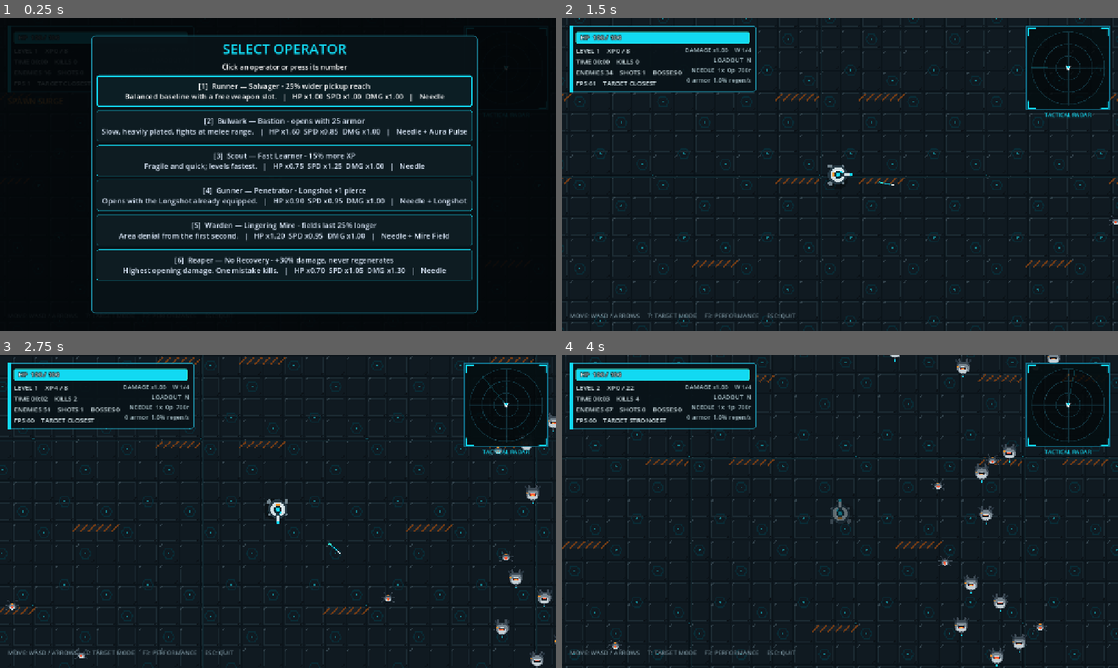
Above: before the commit, frames 1-4 (two rows, left to right).
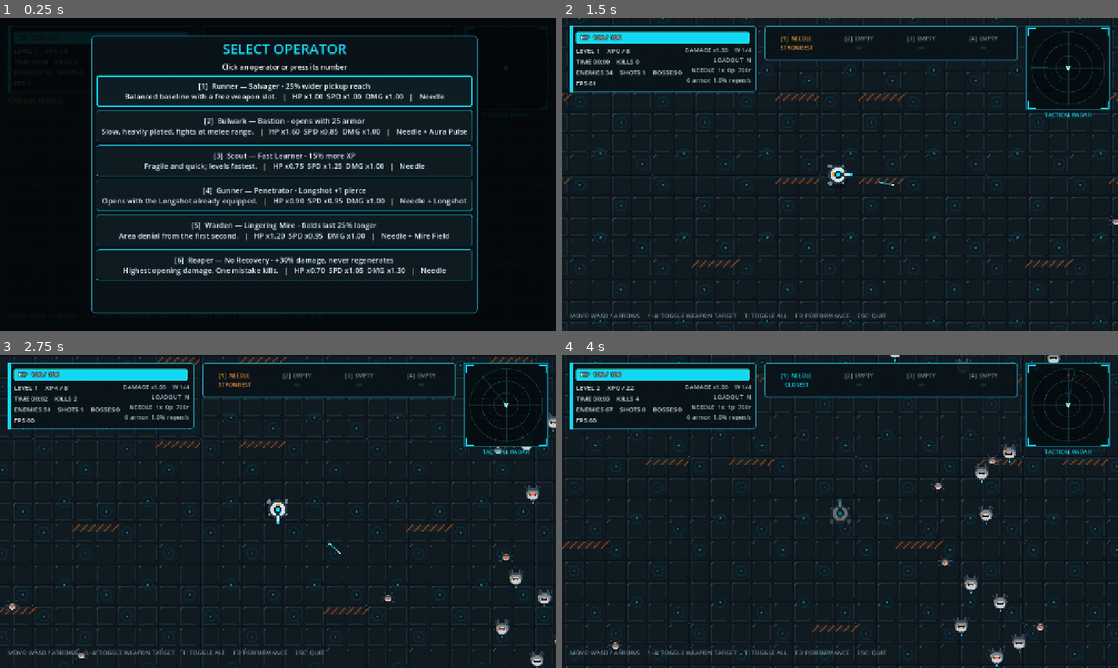
Above: after the commit, the same moments.

Repository: LoushengM/overrun
Game: Godot game, scene res://scenes/main.tscn
Same seed, same stepped clock (60 frames per second), same inputs: the game is played once before the commit and once after it.
Inputs:
- Up to frame 1 (0.25 s): no input
- Up to frame 2 (1.5 s): click "[1] Runner — Salvager - 25% w…" at 0.5 s; tap Enter at 1.25 s; hold Right from 1.28 s (still down); tap 1 at 1.35 s
- Up to frame 3 (2.75 s): tap Space at 1.52, 2.27 s; tap 2 at 1.55, 2.1 s; release Right at 2.03 s; hold Down from 2.03 s (still down); tap 3 at 2.3 s
- Up to frame 4 (4 s): release Down at 2.78 s; hold Right 2.78-3.53 s; tap 3 at 2.85 s; tap 4 at 3.05, 3.6 s; hold Up from 3.53 s (still down); tap Space at 3.77 s; tap T at 3.8 s

The runs differ from the first frame. In frame 2, 1.5% of the frame differs, in the area x 7-82%, y 2-96%; in frame 3, 1.5%; in frame 4, 1.7%.

Commit message:
Add per-weapon targeting hotbar

Diff:
--- a/src/game.gd
+++ b/src/game.gd
@@ -62,10 +62,16 @@
     var key_event := event as InputEventKey
     if not key_event.pressed or key_event.echo:
         return
+    var weapon_slot_index := _weapon_slot_index(key_event.keycode)
+    if weapon_slot_index >= 0:
+        if world.toggle_weapon_targeting_slot(weapon_slot_index):
+            audio.play_cue("target_toggle")
+        get_viewport().set_input_as_handled()
+        return
     match key_event.keycode:
         KEY_T:
-            world.toggle_targeting_mode()
-            audio.play_cue("target_toggle")
+            if world.toggle_all_weapon_targeting_modes():
+                audio.play_cue("target_toggle")
             get_viewport().set_input_as_handled()
         KEY_F3:
             hud.toggle_performance_overlay()
@@ -74,6 +80,20 @@
         KEY_ESCAPE:
             get_tree().quit()
             get_viewport().set_input_as_handled()
+
+
+func _weapon_slot_index(keycode: int) -> int:
+    match keycode:
+        KEY_1, KEY_KP_1:
+            return 0
+        KEY_2, KEY_KP_2:
+            return 1
+        KEY_3, KEY_KP_3:
+            return 2
+        KEY_4, KEY_KP_4:
+            return 3
+        _:
+            return -1
 
 
 func _process(_delta: float) -> void:
--- a/src/game_config.gd
+++ b/src/game_config.gd
@@ -126,6 +126,13 @@
     "orbital",
     "detonator",
 ]
+const TARGETABLE_WEAPON_IDS := [
+    "needle",
+    "sniper",
+    "chain",
+    "flak",
+    "detonator",
+]
 const WEAPON_NAMES := {
     "needle": "Needle",
     "sniper": "Longshot",
@@ -510,7 +517,7 @@
 const WEAPON_UPGRADE_CAPS := {
     "needle_fire_rate": 10,
     "needle_projectile_count": 10,
-    "needle_pierce": 10,
+    "needle_pierce": 4,
     "sniper_fire_rate": 8,
     "sniper_pierce": 6,
     "sniper_range": 5,
@@ -602,7 +609,7 @@
     "unlock_field": "Equip persistent slowing damage zones",
     "needle_fire_rate": "-12% Needle cooldown",
     "needle_projectile_count": "+1 Needle projectile per attack",
-    "needle_pierce": "+1 full Needle damage budget",
+    "needle_pierce": "+1 full Needle damage budget (max 4)",
     "sniper_fire_rate": "-10% Longshot cooldown",
     "sniper_pierce": "+1 full Longshot damage budget",
     "sniper_range": "+12% Longshot targeting and travel range",
--- a/src/hud.gd
+++ b/src/hud.gd
@@ -22,6 +22,7 @@
 var health_label: Label
 var stats_label: Label
 var build_label: Label
+var weapon_hotbar_labels: Array[Label] = []
 var surge_label: Label
 var boss_notice: Label
 var minimap: BossMinimap
@@ -178,7 +179,7 @@
         "LEVEL %d    XP %d / %d\n" % [stats.get("level", 1), stats.get("xp", 0), stats.get("xp_required", 1)]
         + "TIME %s    KILLS %d\n" % [_format_time(stats.get("elapsed", 0.0)), stats.get("kills", 0)]
         + "ENEMIES %d    SHOTS %d    BOSSES %d\n" % [stats.get("enemies", 0), stats.get("projectiles", 0), stats.get("bosses", 0)]
-        + "FPS %d    TARGET %s" % [stats.get("fps", 0), stats.get("targeting_mode", "CLOSEST")]
+        + "FPS %d" % stats.get("fps", 0)
     )
 
     # Every weapon in WEAPON_IDS needs an entry or the loadout line renders "?"
@@ -195,6 +196,7 @@
         "detonator": "D",
     }
     var owned_weapon_ids: Array = stats.get("owned_weapons", [])
+    _update_weapon_hotbar(owned_weapon_ids, stats.get("weapon_targeting_modes", {}))
     var loadout_codes: Array[String] = []
     for weapon_id in owned_weapon_ids:
         loadout_codes.append(weapon_codes.get(weapon_id, "?"))
@@ -255,6 +257,31 @@
         )
 
 
+func _update_weapon_hotbar(owned_weapon_ids: Array, targeting_modes_variant: Variant) -> void:
+    var targeting_modes: Dictionary = (
+        targeting_modes_variant
+        if targeting_modes_variant is Dictionary
+        else {}
+    )
+    for slot_index in range(weapon_hotbar_labels.size()):
+        var label := weapon_hotbar_labels[slot_index]
+        if slot_index >= owned_weapon_ids.size():
+            label.text = "[%d]  EMPTY\n—" % (slot_index + 1)
+            label.add_theme_color_override("font_color", UI_MUTED)
+            continue
+        var weapon_id := str(owned_weapon_ids[slot_index])
+        var weapon_name := str(GameConfig.WEAPON_NAMES.get(weapon_id, weapon_id)).to_upper()
+        var mode := str(targeting_modes.get(weapon_id, "AREA"))
+        label.text = "[%d]  %s\n%s" % [slot_index + 1, weapon_name, mode]
+        match mode:
+            "STRONGEST":
+                label.add_theme_color_override("font_color", UI_ORANGE)
+            "CLOSEST":
+                label.add_theme_color_override("font_color", UI_CYAN)
+            _:
+                label.add_theme_color_override("font_color", UI_TEAL)
+
+
 func toggle_performance_overlay() -> bool:
     performance_label.visible = not performance_label.visible
     return performance_label.visible
@@ -412,6 +439,8 @@
     build_label.add_theme_color_override("font_color", Color("a8c0c8"))
     root.add_child(build_label)
 
+    _build_weapon_hotbar()
+
     surge_label = Label.new()
     surge_label.position = Vector2(18.0, 178.0)
     surge_label.size = Vector2(260.0, 30.0)
@@ -436,8 +465,8 @@
 
     var controls := Label.new()
     controls.position = Vector2(18.0, 675.0)
-    controls.size = Vector2(620.0, 28.0)
-    controls.text = "MOVE: WASD / ARROWS     T: TARGET MODE     F3: PERFORMANCE     ESC: QUIT"
+    controls.size = Vector2(980.0, 28.0)
+    controls.text = "MOVE: WASD / ARROWS     1–4: TOGGLE WEAPON TARGET     T: TOGGLE ALL     F3: PERFORMANCE     ESC: QUIT"
     controls.add_theme_font_size_override("font_size", 14)
     controls.add_theme_color_override("font_color", UI_MUTED)
     root.add_child(controls)
@@ -467,6 +496,27 @@
     _build_upgrade_overlay()
     _build_death_overlay()
     _build_character_overlay()
+
+
+func _build_weapon_hotbar() -> void:
+    var hotbar_back := Panel.new()
+    hotbar_back.position = Vector2(466.0, 18.0)
+    hotbar_back.size = Vector2(584.0, 80.0)
+    hotbar_back.add_theme_stylebox_override("panel", _make_panel_style(UI_PANEL, UI_BORDER, 2, 7))
+    hotbar_back.mouse_filter = Control.MOUSE_FILTER_IGNORE
+    root.add_child(hotbar_back)
+
+    for slot_index in range(GameConfig.WEAPON_SLOT_CAP):
+        var label := Label.new()
+        label.position = Vector2(6.0 + float(slot_index) * 143.0, 8.0)
+        label.size = Vector2(137.0, 64.0)
+        label.text = "[%d]  EMPTY\n—" % (slot_index + 1)
+        label.horizontal_alignment = HORIZONTAL_ALIGNMENT_CENTER
+        label.vertical_alignment = VERTICAL_ALIGNMENT_CENTER
+        label.add_theme_font_size_override("font_size", 13)
+        label.add_theme_color_override("font_color", UI_MUTED)
+        hotbar_back.add_child(label)
+        weapon_hotbar_labels.append(label)
 
 
 func _build_upgrade_overlay() -> void:
--- a/src/simulation_world.gd
+++ b/src/simulation_world.gd
@@ -51,7 +51,7 @@
 var is_running := false
 var pending_upgrade := false
 var pending_boss_rewards := 0
-var targeting_mode: int = TargetingMode.CLOSEST
+var weapon_targeting_modes: Dictionary = {}
 
 var elapsed_time := 0.0
 var kills := 0
@@ -315,7 +315,9 @@
     is_running = true
     pending_upgrade = false
     pending_boss_rewards = 0
-    targeting_mode = TargetingMode.CLOSEST
+    weapon_targeting_modes.clear()
+    for weapon_id in GameConfig.TARGETABLE_WEAPON_IDS:
+        weapon_targeting_modes[weapon_id] = TargetingMode.CLOSEST
     elapsed_time = 0.0
     kills = 0
     level = 1
@@ -490,7 +492,8 @@
         owned_weapons.assign(["needle", "sniper", "aura", "field"])
     weapon_cooldown = 0.07
     weapon_projectile_count = 10
-    weapon_pierce = 5
+    weapon_pierce = GameConfig.WEAPON_UPGRADE_CAPS["needle_pierce"]
+    weapon_upgrade_levels["needle_pierce"] = GameConfig.WEAPON_UPGRADE_CAPS["needle_pierce"]
     sniper_cooldown = 0.55
     sniper_pierce = 3
     aura_cooldown = 0.85
@@ -782,7 +785,7 @@
     if needle_timer > 0.0:
         return
 
-    var target_index := _find_target_enemy(player_position, weapon_range)
+    var target_index := _find_target_enemy(player_position, weapon_range, "needle")
     if target_index < 0:
         needle_timer = 0.08
         return
@@ -813,7 +816,7 @@
     if sniper_timer > 0.0:
         return
 
-    var target_index := _find_target_enemy(player_position, sniper_range)
+    var target_index := _find_target_enemy(player_position, sniper_range, "sniper")
     if target_index < 0:
         sniper_timer = 0.10
         return
@@ -947,7 +950,7 @@
     if chain_timer > 0.0:
         return
 
-    var target_index := _find_target_enemy(player_position, chain_range)
+    var target_index := _find_target_enemy(player_position, chain_range, "chain")
     if target_index < 0:
         chain_timer = 0.10
         return
@@ -996,7 +999,7 @@
     if flak_timer > 0.0:
         return
 
-    var target_index := _find_target_enemy(player_position, flak_range)
+    var target_index := _find_target_enemy(player_position, flak_range, "flak")
     if target_index < 0:
         flak_timer = 0.10
         return
@@ -1072,7 +1075,7 @@
     if detonator_timer > 0.0:
         return
 
-    var target_index := _find_target_enemy(player_position, detonator_range)
+    var target_index := _find_target_enemy(player_position, detonator_range, "detonator")
     if target_index < 0:
         detonator_timer = 0.12
         return
@@ -2242,21 +2245,62 @@
     camera.zoom = Vector2.ONE * zoom_value
 
 
-func toggle_targeting_mode() -> void:
-    targeting_mode = (
+func is_weapon_targetable(weapon_id: String) -> bool:
+    return GameConfig.TARGETABLE_WEAPON_IDS.has(weapon_id)
+
+
+func get_weapon_targeting_mode(weapon_id: String) -> int:
+    return int(weapon_targeting_modes.get(weapon_id, TargetingMode.CLOSEST))
+
+
+func get_weapon_targeting_mode_name(weapon_id: String) -> String:
+    if not is_weapon_targetable(weapon_id):
+        return "AREA"
+    return (
+        "STRONGEST"
+        if get_weapon_targeting_mode(weapon_id) == TargetingMode.STRONGEST
+        else "CLOSEST"
+    )
+
+
+func toggle_weapon_targeting_mode(weapon_id: String) -> bool:
+    if not is_weapon_targetable(weapon_id) or not owned_weapons.has(weapon_id):
+        return false
+    weapon_targeting_modes[weapon_id] = (
         TargetingMode.STRONGEST
-        if targeting_mode == TargetingMode.CLOSEST
+        if get_weapon_targeting_mode(weapon_id) == TargetingMode.CLOSEST
         else TargetingMode.CLOSEST
     )
     _emit_stats()
-
-
-func get_targeting_mode_name() -> String:
-    return "STRONGEST" if targeting_mode == TargetingMode.STRONGEST else "CLOSEST"
-
-
-func _find_target_enemy(origin: Vector2, max_range: float) -> int:
-    if targeting_mode == TargetingMode.STRONGEST:
+    return true
+
+
+func toggle_weapon_targeting_slot(slot_index: int) -> bool:
+    if slot_index < 0 or slot_index >= owned_weapons.size():
+        return false
+    return toggle_weapon_targeting_mode(owned_weapons[slot_index])
+
+
+func toggle_all_weapon_targeting_modes() -> bool:
+    var targetable_owned: Array[String] = []
+    var all_strongest := true
+    for weapon_id in owned_weapons:
+        if not is_weapon_targetable(weapon_id):
+            continue
+        targetable_owned.append(weapon_id)
+        if get_weapon_targeting_mode(weapon_id) != TargetingMode.STRONGEST:
+            all_strongest = false
+    if targetable_owned.is_empty():
+        return false
+    var next_mode := TargetingMode.CLOSEST if all_strongest else TargetingMode.STRONGEST
+    for weapon_id in targetable_owned:
+        weapon_targeting_modes[weapon_id] = next_mode
+    _emit_stats()
+    return true
+
+
+func _find_target_enemy(origin: Vector2, max_range: float, weapon_id: String = "needle") -> int:
+    if get_weapon_targeting_mode(weapon_id) == TargetingMode.STRONGEST:
         return _find_strongest_enemy(origin, max_range)
     return _find_nearest_enemy(origin, max_range)
 
@@ -2609,6 +2653,9 @@
 
 
 func get_stats_snapshot() -> Dictionary:
+    var targeting_modes_snapshot: Dictionary = {}
+    for weapon_id in owned_weapons:
+        targeting_modes_snapshot[weapon_id] = get_weapon_targeting_mode_name(weapon_id)
     return {
         "health": player_health,
         "max_health": player_max_health,
@@ -2638,7 +2685,8 @@
         "owned_weapons": owned_weapons.duplicate(),
         "weapon_slots": owned_weapons.size(),
         "weapon_slot_cap": GameConfig.WEAPON_SLOT_CAP,
-        "targeting_mode": get_targeting_mode_name(),
+        "targeting_mode": get_weapon_targeting_mode_name("needle"),
+        "weapon_targeting_modes": targeting_modes_snapshot,
         "character": selected_character,
         "character_name": GameConfig.CHARACTERS.get(selected_character, {}).get("name", selected_character),
         "cooldown": weapon_cooldown,
--- a/tests/motion_render_test.gd
+++ b/tests/motion_render_test.gd
@@ -32,6 +32,8 @@
     _verify_ranged_threat(ranged_capture)
     var radar_capture: Image = await _capture_pickup_radar(world, hud)
     _verify_pickup_radar(radar_capture)
+    var hotbar_capture: Image = await _capture_weapon_hotbar(world, hud)
+    _verify_weapon_hotbar(hotbar_capture)
 
     scene.queue_free()
     await process_frame
@@ -48,6 +50,48 @@
     for frame_index in range(frame_count):
         await process_frame
     return root.get_viewport().get_texture().get_image()
+
+
+func _capture_weapon_hotbar(world: SimulationWorld, hud: GameHud) -> Image:
+    hud.reset_display()
+    hud.visible = true
+    world.owned_weapons.assign(["needle", "sniper", "aura", "detonator"])
+    world.weapon_targeting_modes["needle"] = SimulationWorld.TargetingMode.STRONGEST
+    world.weapon_targeting_modes["sniper"] = SimulationWorld.TargetingMode.CLOSEST
+    world.weapon_targeting_modes["detonator"] = SimulationWorld.TargetingMode.STRONGEST
+    world._emit_stats()
+    for frame_index in range(3):
+        await process_frame
+    return root.get_viewport().get_texture().get_image()
+
+
+func _verify_weapon_hotbar(image: Image) -> void:
+    var slot_colors := ["orange", "cyan", "teal", "orange"]
+    var matching_pixels: Array[int] = [0, 0, 0, 0]
+    for slot_index in range(4):
+        var start_x := 480 + slot_index * 143
+        var end_x := start_x + 127
+        for y in range(48, 101):
+            for x in range(start_x, end_x):
+                var color := image.get_pixel(x, y)
+                match slot_colors[slot_index]:
+                    "orange":
+                        if color.r > 0.65 and color.g > 0.28 and color.g < color.r * 0.82 and color.b < 0.35:
+                            matching_pixels[slot_index] += 1
+                    "cyan":
+                        if color.g > 0.62 and color.b > 0.68 and color.r < 0.30:
+                            matching_pixels[slot_index] += 1
+                    "teal":
+                        if color.g > 0.65 and color.b > 0.52 and color.r < 0.40:
+                            matching_pixels[slot_index] += 1
+    print("WEAPON_HOTBAR_METRICS ", JSON.stringify({
+        "slot_1_orange": matching_pixels[0],
+        "slot_2_cyan": matching_pixels[1],
+        "slot_3_teal": matching_pixels[2],
+        "slot_4_orange": matching_pixels[3],
+    }))
+    for slot_index in range(4):
+        assert(matching_pixels[slot_index] >= 20, "Weapon hotbar slot %d must visibly render its targeting color" % (slot_index + 1))
 
 
 func _capture_pickup_radar(world: SimulationWorld, hud: GameHud) -> Image:
--- a/tests/regression_test.gd
+++ b/tests/regression_test.gd
@@ -867,6 +867,12 @@
     assert(not world._roll_weapon_upgrade_options().has("needle_projectile_count"), "Capped upgrades must disappear from boss rewards")
     world.weapon_upgrade_levels["needle_projectile_count"] = 0
 
+    assert(GameConfig.WEAPON_UPGRADE_CAPS["needle_pierce"] == 4, "Needle pierce must cap at four upgrade ranks")
+    world.weapon_upgrade_levels["needle_pierce"] = GameConfig.WEAPON_UPGRADE_CAPS["needle_pierce"]
+    assert(not world._is_upgrade_eligible("needle_pierce"), "Needle pierce must leave reward pools after rank four")
+    assert(not world._roll_weapon_upgrade_options().has("needle_pierce"), "Capped Needle pierce must disappear from boss rewards")
+    world.weapon_upgrade_levels["needle_pierce"] = 0
+
     world.player_invulnerability_timer = 0.0
     world._check_boss_reward()
     assert(paused, "A boss reward must pause the run")
@@ -893,36 +899,69 @@
 func _test_targeting_modes(scene: Node, world: SimulationWorld, hud: GameHud) -> void:
     world.reset_run()
     _clear_combat_state(world)
+    paused = false
     world.player_position = Vector2.ZERO
     world.weapon_damage = GameConfig.NEEDLE_DAMAGE
     world.weapon_projectile_count = 1
-    world.targeting_mode = SimulationWorld.TargetingMode.CLOSEST
+    world.owned_weapons.assign(["needle", "sniper", "aura", "detonator"])
+    world._emit_stats()
+
+    assert(hud.weapon_hotbar_labels.size() == GameConfig.WEAPON_SLOT_CAP, "The HUD must expose one targeting slot per weapon slot")
+    assert(hud.weapon_hotbar_labels[0].text.contains("NEEDLE") and hud.weapon_hotbar_labels[0].text.contains("CLOSEST"), "Slot one must show Needle's targeting mode")
+    assert(hud.weapon_hotbar_labels[1].text.contains("LONGSHOT") and hud.weapon_hotbar_labels[1].text.contains("CLOSEST"), "Slot two must show Longshot's independent targeting mode")
+    assert(hud.weapon_hotbar_labels[2].text.contains("AURA PULSE") and hud.weapon_hotbar_labels[2].text.contains("AREA"), "Non-targeted weapons must be labelled AREA")
 
     world._add_enemy(Vector2(100.0, 0.0), 100.0, 0.0, 0.0, 14.0, 0, SimulationWorld.EnemyKind.NORMAL, Vector2.ZERO)
     world._add_enemy(Vector2(0.0, 600.0), 5000.0, 0.0, 0.0, 42.0, 20, SimulationWorld.EnemyKind.BOSS, Vector2.ZERO)
     world._add_enemy(Vector2(300.0, 0.0), 1000.0, 0.0, 0.0, 42.0, 20, SimulationWorld.EnemyKind.BOSS, Vector2.ZERO)
-    assert(world._find_target_enemy(Vector2.ZERO, GameConfig.NEEDLE_RANGE) == 0, "Closest targeting must choose the nearby normal enemy")
-
-    var toggle_event := InputEventKey.new()
-    toggle_event.keycode = KEY_T
-    toggle_event.pressed = true
-    scene.call("_unhandled_input", toggle_event)
-    assert(world.targeting_mode == SimulationWorld.TargetingMode.STRONGEST, "T must toggle targeting to Strongest")
-    assert(world._find_target_enemy(Vector2.ZERO, GameConfig.NEEDLE_RANGE) == 2, "Strongest targeting must prioritize the closest in-range boss")
-    assert(hud.stats_label.text.contains("TARGET STRONGEST"), "The HUD must show the active targeting mode")
+    assert(world._find_target_enemy(Vector2.ZERO, GameConfig.NEEDLE_RANGE, "needle") == 0, "Closest Needle targeting must choose the nearby normal enemy")
+    assert(world._find_target_enemy(Vector2.ZERO, GameConfig.SNIPER_RANGE, "sniper") == 0, "Longshot must begin with its own Closest mode")
+
+    var slot_one_event := InputEventKey.new()
+    slot_one_event.keycode = KEY_1
+    slot_one_event.pressed = true
+    scene.call("_unhandled_input", slot_one_event)
+    assert(world.get_weapon_targeting_mode("needle") == SimulationWorld.TargetingMode.STRONGEST, "1 must toggle slot one's targeting mode")
+    assert(world.get_weapon_targeting_mode("sniper") == SimulationWorld.TargetingMode.CLOSEST, "Toggling Needle must not change Longshot")
+    assert(world._find_target_enemy(Vector2.ZERO, GameConfig.NEEDLE_RANGE, "needle") == 2, "Strongest Needle targeting must prioritize the closest in-range boss")
+    assert(world._find_target_enemy(Vector2.ZERO, GameConfig.SNIPER_RANGE, "sniper") == 0, "Longshot must retain Closest targeting after Needle changes")
+    assert(hud.weapon_hotbar_labels[0].text.contains("STRONGEST"), "The hotbar must immediately show Needle's new mode")
+    assert(hud.weapon_hotbar_labels[1].text.contains("CLOSEST"), "The hotbar must keep Longshot's independent mode")
 
     world.needle_timer = 0.0
     world._update_needle(0.0)
     assert(world.projectile_positions.size() == 1, "Needle must fire in Strongest mode")
-    assert(world.projectile_velocities[0].x > 0.0 and absf(world.projectile_velocities[0].y) < 0.001, "Strongest Needle fire must aim at the closest boss instead of the farther stronger boss")
-
-    _clear_combat_state(world)
+    assert(world.projectile_velocities[0].x > 0.0 and absf(world.projectile_velocities[0].y) < 0.001, "Strongest Needle fire must aim at the closest boss")
+
+    var slot_two_event := InputEventKey.new()
+    slot_two_event.keycode = KEY_2
+    slot_two_event.pressed = true
+    scene.call("_unhandled_input", slot_two_event)
+    assert(world.get_weapon_targeting_mode("sniper") == SimulationWorld.TargetingMode.STRONGEST, "2 must independently toggle Longshot")
+    assert(hud.weapon_hotbar_labels[1].text.contains("STRONGEST"), "Longshot's hotbar slot must show its new mode")
+
+    assert(not world.toggle_weapon_targeting_slot(2), "AREA weapons must ignore targeting toggles")
+    assert(hud.weapon_hotbar_labels[2].text.contains("AREA"), "Ignoring an AREA toggle must leave the hotbar unchanged")
+
+    var slot_four_event := InputEventKey.new()
+    slot_four_event.keycode = KEY_4
+    slot_four_event.pressed = true
+    scene.call("_unhandled_input", slot_four_event)
+    assert(world.get_weapon_targeting_mode("detonator") == SimulationWorld.TargetingMode.STRONGEST, "4 must toggle the fourth targetable weapon slot")
+
+    var toggle_all_event := InputEventKey.new()
+    toggle_all_event.keycode = KEY_T
+    toggle_all_event.pressed = true
+    scene.call("_unhandled_input", toggle_all_event)
+    assert(world.get_weapon_targeting_mode("needle") == SimulationWorld.TargetingMode.CLOSEST, "T must return all-Strongest targetable weapons to Closest")
+    assert(world.get_weapon_targeting_mode("sniper") == SimulationWorld.TargetingMode.CLOSEST, "T must update Longshot together with the other targetable weapons")
+    assert(world.get_weapon_targeting_mode("detonator") == SimulationWorld.TargetingMode.CLOSEST, "T must update Detonator together with the other targetable weapons")
+
+    _clear_combat_state(world)
+    world.toggle_weapon_targeting_mode("needle")
     world._add_enemy(Vector2(500.0, 0.0), 5000.0, 0.0, 0.0, 14.0, 0, SimulationWorld.EnemyKind.NORMAL, Vector2.ZERO)
     world._add_enemy(Vector2(150.0, 0.0), 100.0, 0.0, 0.0, 14.0, 0, SimulationWorld.EnemyKind.NORMAL, Vector2.ZERO)
-    assert(world._find_target_enemy(Vector2.ZERO, GameConfig.NEEDLE_RANGE) == 1, "Strongest targeting must fall back to the closest normal enemy when no boss is valid")
-
-    scene.call("_unhandled_input", toggle_event)
-    assert(world.targeting_mode == SimulationWorld.TargetingMode.CLOSEST, "T must toggle targeting back to Closest")
+    assert(world._find_target_enemy(Vector2.ZERO, GameConfig.NEEDLE_RANGE, "needle") == 1, "Strongest targeting must fall back to the closest normal enemy when no boss is valid")
 
 
 func _test_weapon_firing_rules(world: SimulationWorld) -> void:
